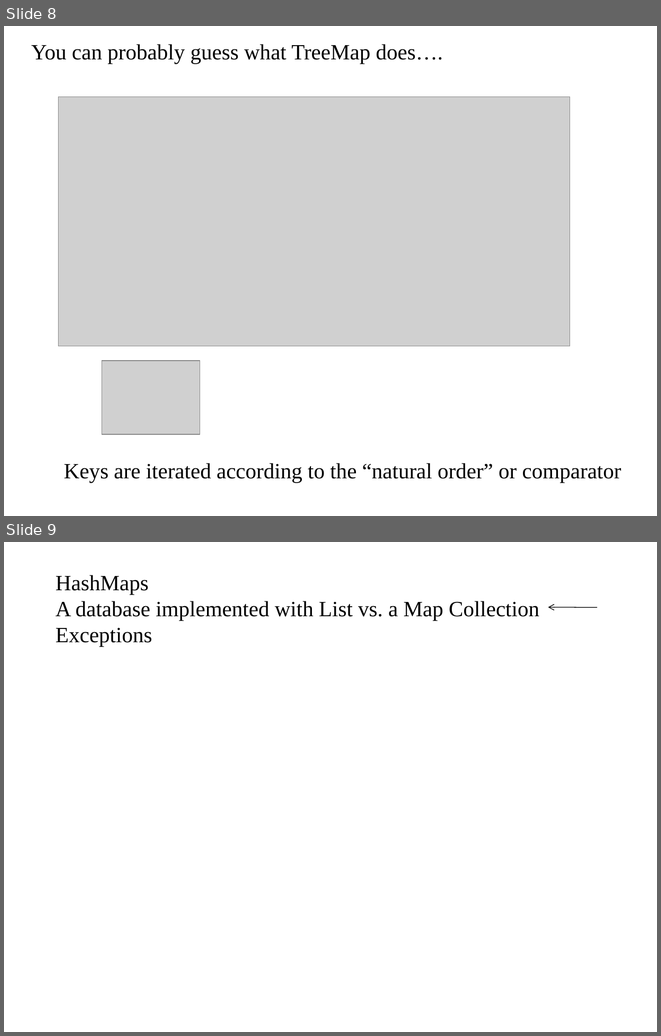
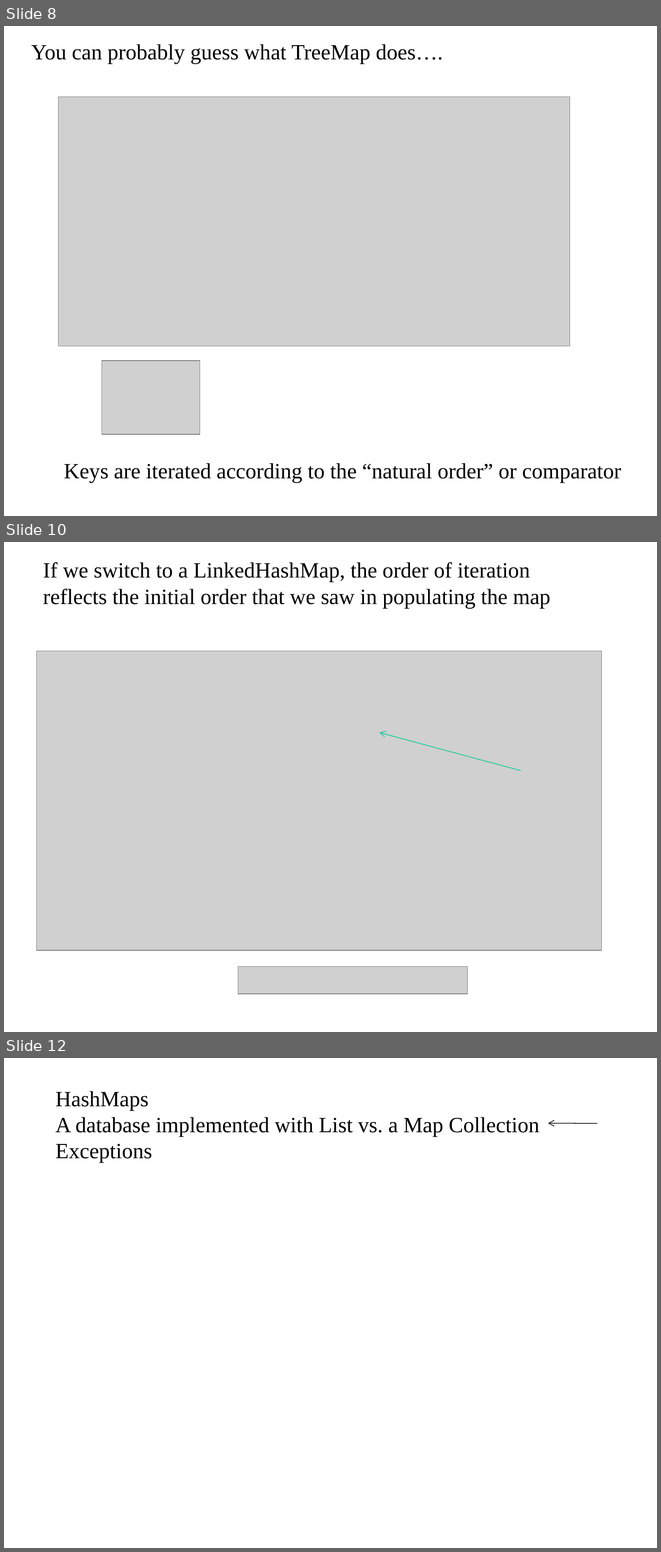
Before and after one commit to afodor/afodor.github.io, a slide deck: classes/prog2015/Prog3-Lecture9.ppt. Shown one above the other, each under a label of ours: slides 8 and 9 before the commit, slides 8, 10 and 12 after it; the slides between them are not shown. The pictures are 661x1036 and 661x1552 pixels, drawn with LibreOffice and Linux fonts; fonts in the diff are those of the drawing; grey boxes stand for pictures. Boxes give left, top, right and bottom in pixels: in the first picture for what was removed or moved away, otherwise in the second. Text is boxed around its words. In the diff, an @@ line names an element or a change of style, - is before the commit and + after.

```diff
--- a/classes/prog2015/Prog3-Lecture9.ppt
+++ b/classes/prog2015/Prog3-Lecture9.ppt
@@ slide 10 added at (4, 542, 657, 1032), background #FFFFFF @@
@@ text added at (43, 562, 550, 608), 24 pt, text #000000 @@
+If we switch to a LinkedHashMap, the order of iteration
+reflects the initial order that we saw in populating the map
@@ picture added at (37, 651, 601, 950) @@
@@ arrow added from (521, 770) to (379, 733), #00CC98 0.74 pt @@
@@ picture added at (238, 967, 467, 994) @@
@@ what was slide 9 is now slide 12 @@
```
Also in this commit, not shown: 1 slide changed, 4 other slides added, 1 other file.
